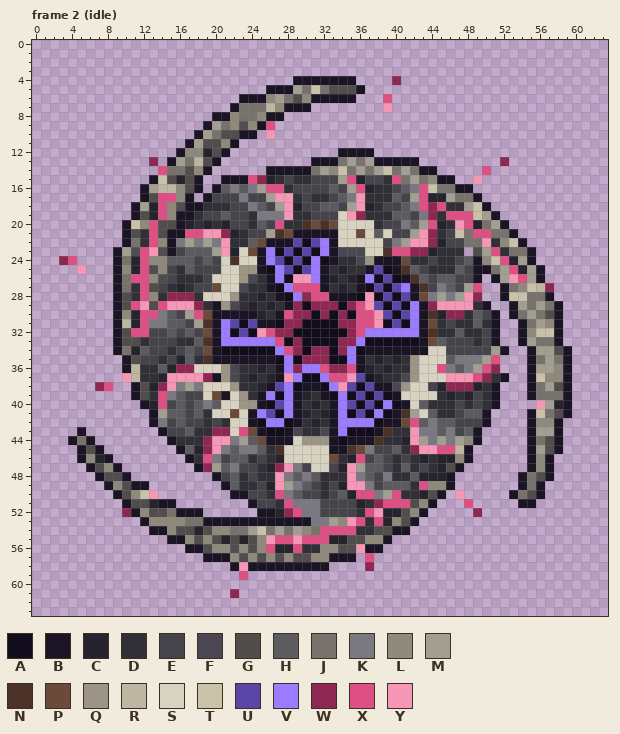
A pixel-art file gets an edit: tools/art/creatures/wyrm_arquetipo/wyrm_arquetipo.aseprite. Above, as it was before the edit.
64x64 pixels, 34 frames. Colours within 5 levels of each other are drawn and written as one. Shown: frame 2 (idle). The commit also changed other frames, which this record leaves out.
Visible layers, top first: "glow", "leds", "corpo".
Palette (. is transparent): A #120d1c  B #1a1424  C #25232c  D #303036  E #45444a  F #4a4752  G #504d4c  H #5c5b60  J #77736c  K #7a7880  L #8f897b  M #a39e92  N #4a3229  P #6b4a3a  Q #9c9484  R #bdb6a2  S #d8d2c0  T #c9c2a8  U #5a45a8  V #9b7bff  W #8e2852  X #de4f84  Y #f797b6
Pixels before, frame 2 (idle) (only the part around the change), first column x 18:
 9 .BMJLGLBX.............................
10 BMJGGBB.Y.............................
11 MGGLB.................................
12 LCGB............BBBB..................
13 RGB..........BBBJMJMBBBBB.........W...
14 LB......BBBBBJMLTJMJMTJMJBB.....X.....
15 B..BBBXWCDEDDEEEMXCEEDXJMJLBB..Y......
16 B.BHKHKMXXDEEEEHEMXCDDEHKXTJJBB.......
17 .BEEEKEEMYYDEDDEHKYDDDHEMXCCMJJB......
18 BDDDEEKHEMYCEEHHEMYCDEEHKXWXDDMTB.....
19 DEEHEEDKKKYDDEEESYWDDDHHEKWDXXXTMB....
20 DCDCEEDHEXDDNPNPSSSSDEEKHMXCDYXCJMB...
21 XYYWCDEEMNPBBBBBSSPSHSEEMYWDETJXXJJB..
22 KMKYDDHPBBBUAUVBSSSSSEKMYYWCEEJJYDLTB.
23 HHMYCSPBVAUAUAVBFFFSSNXXWWCDDD.GMXDJJB
24 EHESNSSBVUAUAVABDDFQBBBPDDEDDEHBLTXCMB
25 EEESSQQBAVUAUVBDCDDBUABNHEDDDHEBBJMXCM
26 DESSSQFDBVAYYVBCDCBVAUABNHEHHEEB.BMYXM
27 EEPSSFDDBAVXXXBDCDBAUAUVBNEKHEMX..BJLT
28 DSSSQDDCDBAVWXXBBBAYAUAUBPKMKMYW..BTTJ
29 WDBQFDCDCDBWAWWWAWXYUAUAVBWYYYYDB..BMJ
30 XPBBBBBCDBXWWAWAWAXXYUAUVBNCWWDHEB.BJM
31 MNBVUAUBBAWWAAAAWWXXYAUAVBPDEDDHDB..BJ
32 EPBVAUAYXWWAAAAAAWXVVVVVVBNDDHDDEB..BL
33 HNBVVVVVVXAWAAAAWWVAAAAAABPHEEEDEB..BM
34 EPBAAAAAAVXWAWWAWVABBBBBBBSSEEEEEMB..B
35 DNBBBBBBBAVAWWWAAVBDCDCDQSSSHKKKMX...B
36 SSSQFDDCDBVWVVXWWXBCDCDDQSSXKHKMXW...B
37 YWBQFDCDCBYVAAVXXYUBCDDFQSSSYYYXWDB..B
38 KSSSQDDCBUVABBAVYUAUBBFQSSECWWWCDB...B
39 ESPBSQDBVAVBCDBAVAUAUABSSSSDCDCEDB...B
40 HKHSSQQBAUVBDCDBVUAUAVABSHDDDEDEDB....
41 HDSSPSBVUAVBCDCBVAUAVABNMSHDDEHHB....B
42 EDEDSSBAVVABDCDBVVVVABBPXHKHHEEEB....B
43 DDWWSXPBAABFDDFBVAAABNDDYKKHKEHB.....B
44 DWYYKMHPBBBSQQQBABBBNDDCYMKMKMLB.....B
45 CWYKHKKHDNSSSSSBBNPKEEHDWYYXXRB......B
46 DXKEHHDEDCSSSSSPDCXEHEDEDCDCCLB......B
47 BWMHKEEDCWYKESSECYMHHEDHDEDCGB.......B
48 ..BEHDEDDYKHKHDDDYKHEKDDHCCCB.......BJ
49 ...BHDDECYMKHEDECYYKEHHHDXLLB.......BJ
50 ....BBEEDXKHEEDEHCXXKMXDDCGB.Y.....BJG
51 ......BEEDXKKKEEEECDWXXXGLB...X.....BB
52 B......BBCWXKKEEEEDXYCCGLB.....W......
53 JBBBBBBBBBBBBKKMLYXDXCLGB.............
The result:
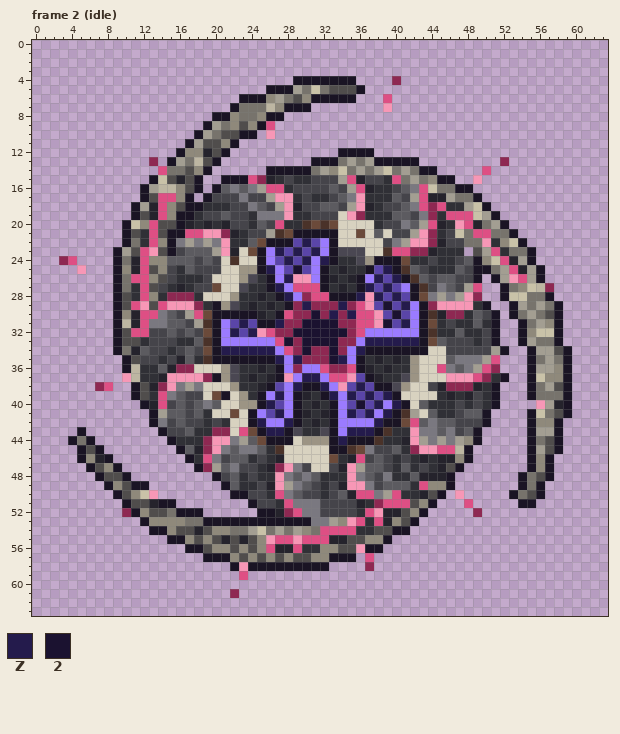
Colours new in this view: Z #241b4c  2 #1b1230
Changes in this commit:
Frame 2 (idle), layer "corpo":
y 22: x 30 A -> Z
y 23: x 27 A -> Z; x 29 A -> Z; x 31 A -> Z
y 24: x 28 A -> Z; x 30 A -> Z; x 32 A -> Z
y 25: x 26 A -> Z; x 29 A -> 2; x 39 A -> Z
y 26: x 28 A -> Z; x 38 A -> Z; x 40 A -> Z
y 27: x 27 A -> Z; x 37 A -> Z; x 39 A -> Z
y 28: x 28 A -> Z; x 36 A -> Z; x 38 A -> Z; x 40 A -> Z
y 29: x 30 A -> Z; x 34 A -> Z; x 39 A -> 2; x 41 A -> Z
y 30: x 31 A -> 2; x 33 A -> Z; x 35 A -> Z; x 40 A -> 2
y 31: x 23 A -> Z; x 27 A -> Z; x 30..33 AAAA -> 2222; x 39 A -> 2; x 41 A -> Z
y 32: x 22 A -> Z; x 24 A -> Z; x 29..34 AAAAAA -> 222222
y 33: x 28 A -> 2; x 30..33 AAAA -> 2222; x 37..42 AAAAAA -> ZZZZZZ
y 34: x 21..26 AAAAAA -> ZZZZZZ; x 30 A -> 2; x 33 A -> 2; x 36 A -> Z
y 35: x 27 A -> Z; x 29 A -> Z; x 33..34 AA -> 2Z
y 37: x 30..31 AA -> ZZ
y 38: x 29 A -> Z; x 32 A -> Z; x 36 A -> Z
y 39: x 27 A -> Z; x 33 A -> Z; x 35 A -> Z; x 37 A -> Z; x 39 A -> Z
y 40: x 26 A -> Z; x 36 A -> 2; x 38 A -> Z; x 40 A -> Z
y 41: x 27 A -> Z; x 35 A -> Z; x 37 A -> Z; x 39 A -> Z
y 42: x 25 A -> Z; x 28 A -> Z; x 38 A -> Z
y 43: x 26..27 AA -> ZZ; x 35..37 AAA -> ZZZ
y 44: x 34 A -> Z
Pixel boxes of the changes (left, top, right, bottom) in both pictures:
changed: (221, 238, 419, 445)
